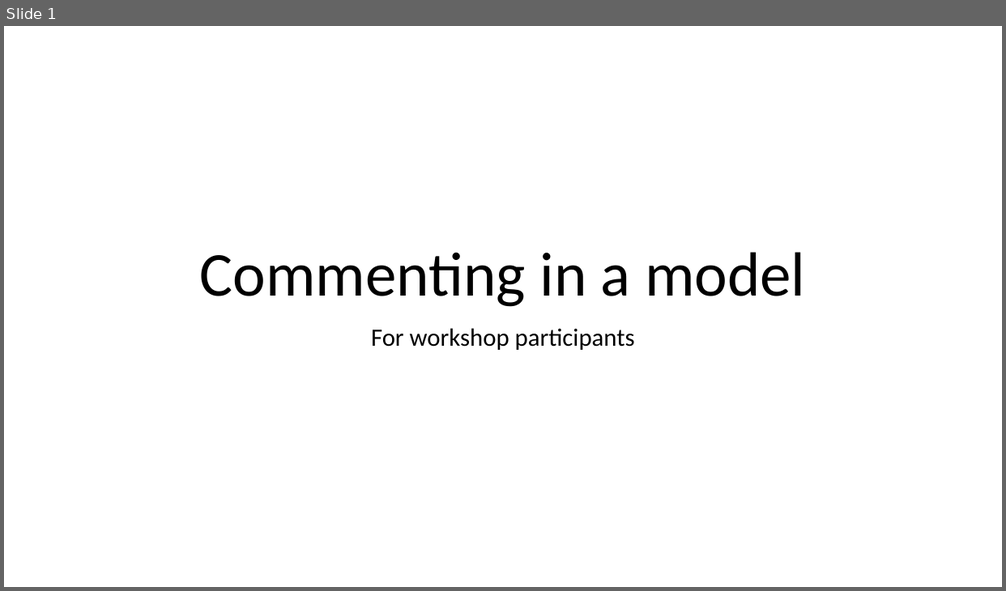
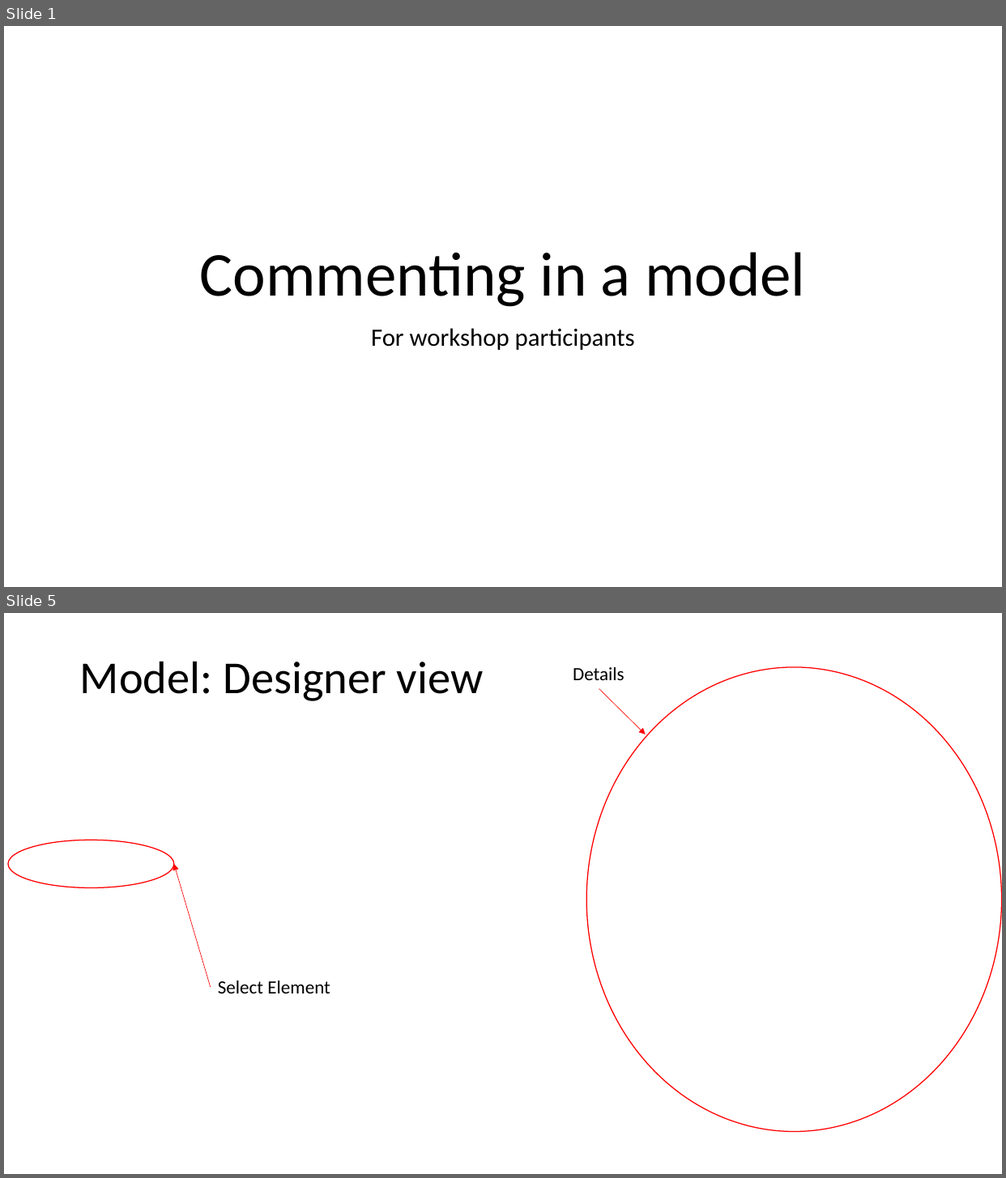
Before and after one commit to davidhay25/clinFHIR, a slide deck: artifacts/Comments on model.pptx. Shown one above the other, each under a label of ours: slide 1 before the commit, slides 1 and 5 after it; the slides between them are not shown. The pictures are 1006x591 and 1006x1178 pixels, drawn with LibreOffice and Linux fonts; fonts in the diff are those of the drawing; background and template pictures are left out. Boxes give left, top, right and bottom in pixels: in the first picture for what was removed or moved away, otherwise in the second. Text is boxed around its words. In the diff, an @@ line names an element or a change of style, - is before the commit and + after.

```diff
--- a/artifacts/Comments on model.pptx
+++ b/artifacts/Comments on model.pptx
@@ slide 5 added at <box>4,613,1002,1174</box>, background picture (left out) @@
@@ title added at <box>80,661,484,701</box>, 44 pt, text #000000 @@
+Model: Designer view
@@ text added at <box>573,667,624,680</box>, 18 pt, text #000000 @@
+Details
@@ ellipse added at <box>586,667,1002,1131</box>, outline #FF0000 1 pt @@
@@ arrow added from (599, 688) to (646, 735), #FF0000 0.5 pt @@
@@ ellipse added at <box>8,840,174,888</box>, outline #FF0000 1 pt @@
@@ arrow added from (211, 987) to (174, 864), #FF0000 0.5 pt @@
@@ text added at <box>218,981,330,994</box>, 18 pt, text #000000 @@
+Select Element
```
Also in this commit, not shown: 5 slides changed, 1 other slide added, 2 slides removed, 8 other files.
